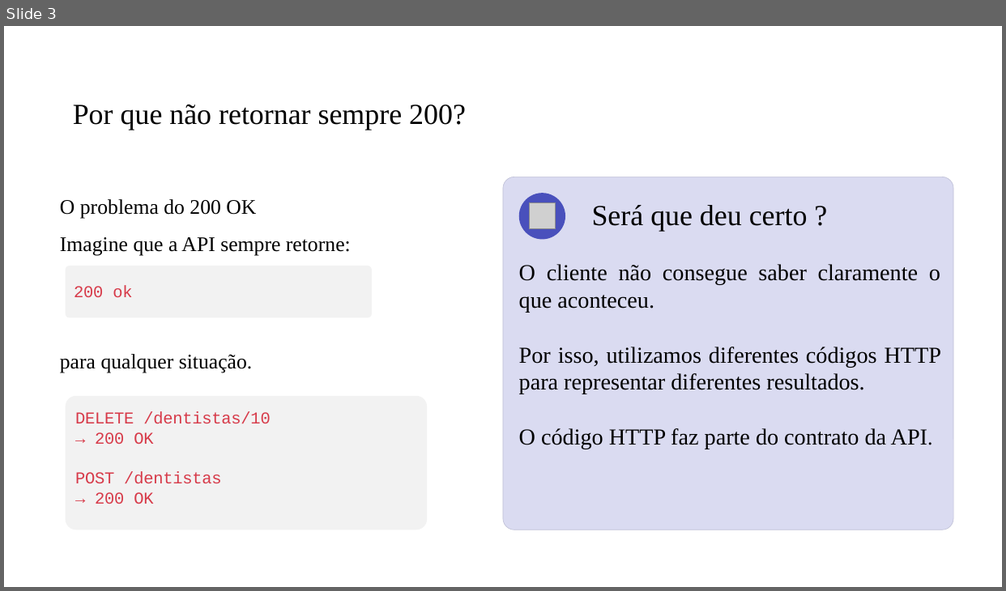
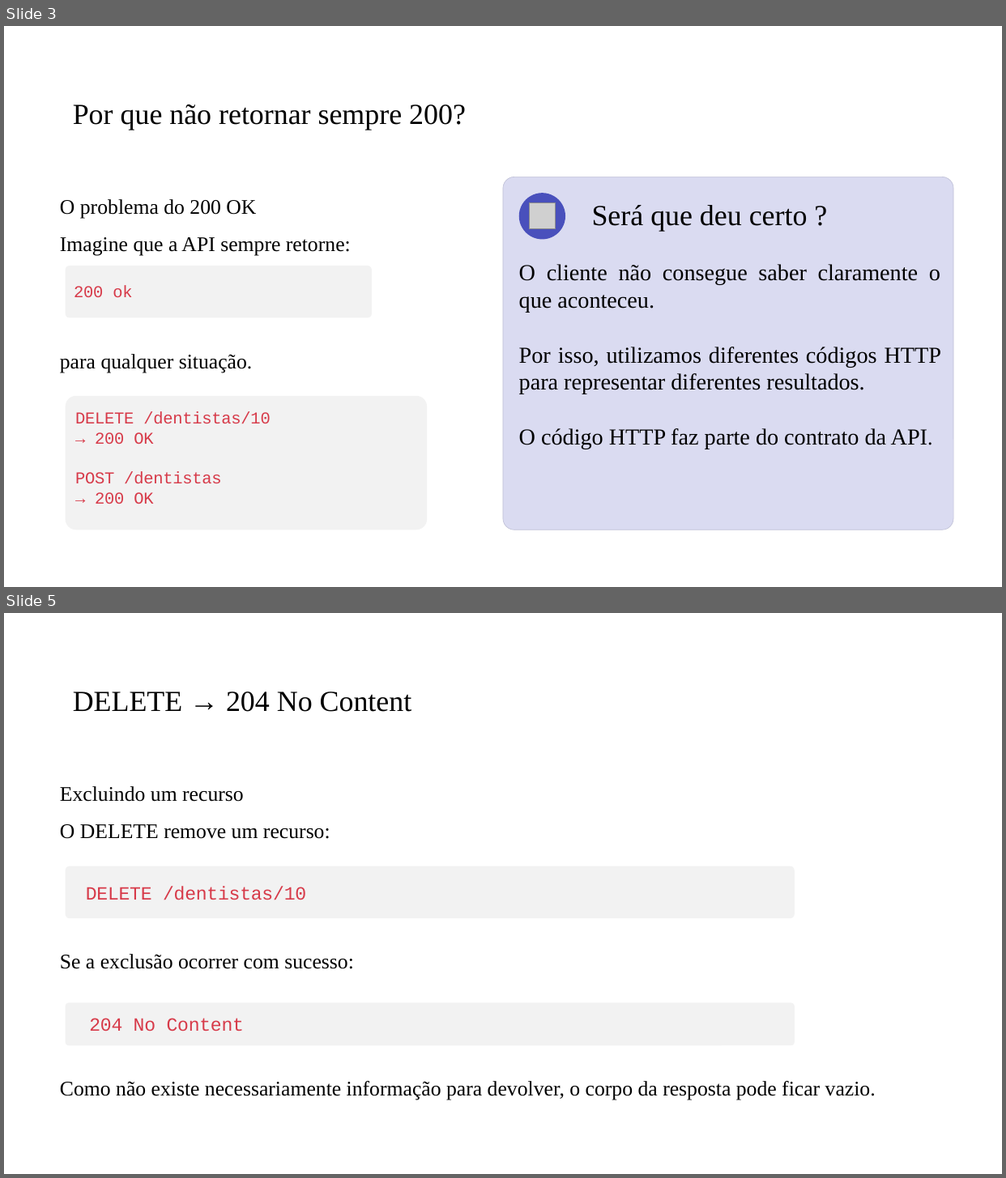
Before and after one commit to PedroMiho/UMC, a slide deck: Desenvolvimento de Software Corporativo/Boa Praticas/Aula04-BoasPraticas/Modelo de Apresentação.pptx. Shown one above the other, each under a label of ours: slide 3 before the commit, slides 3 and 5 after it; the slides between them are not shown. The pictures are 1006x591 and 1006x1178 pixels, drawn with LibreOffice and Linux fonts; fonts in the diff are those of the drawing; grey boxes stand for pictures; background and template pictures are left out. Boxes give left, top, right and bottom in pixels: in the first picture for what was removed or moved away, otherwise in the second. Text is boxed around its words. In the diff, an @@ line names an element or a change of style, - is before the commit and + after.

```diff
--- a/Desenvolvimento de Software Corporativo/Boa Praticas/Aula04-BoasPraticas/Modelo de Apresentação.pptx
+++ b/Desenvolvimento de Software Corporativo/Boa Praticas/Aula04-BoasPraticas/Modelo de Apresentação.pptx
@@ slide 5 added at (x1=4, y1=613, x2=1002, y2=1174), background #FFFFFF @@
@@ title added at (x1=73, y1=692, x2=412, y2=712), 28 pt, text #000000 @@
+DELETE → 204 No Content
@@ text added at (x1=60, y1=786, x2=330, y2=839), 20 pt, text #000000 @@
+Excluindo um recurso
+O DELETE remove um recurso:
@@ rounded rectangle added at (x1=66, y1=866, x2=795, y2=918), fill #F2F2F2 @@
@@ text added at (x1=86, y1=886, x2=306, y2=901), 18 pt, text #D73A49 @@
+DELETE /dentistas/10
@@ text added at (x1=60, y1=954, x2=354, y2=969), 20 pt, text #000000 @@
+Se a exclusão ocorrer com sucesso:
@@ rounded rectangle added at (x1=66, y1=1003, x2=795, y2=1046), fill #F2F2F2 @@
@@ text added at (x1=89, y1=1018, x2=244, y2=1031), 18 pt, text #D73A49 @@
+204 No Content
@@ text added at (x1=60, y1=1081, x2=876, y2=1101), 20 pt, text #000000 @@
+Como não existe necessariamente informação para devolver, o corpo da resposta pode ficar vazio.
```
Also in this commit, not shown: 2 other slides added, 1 other file.
